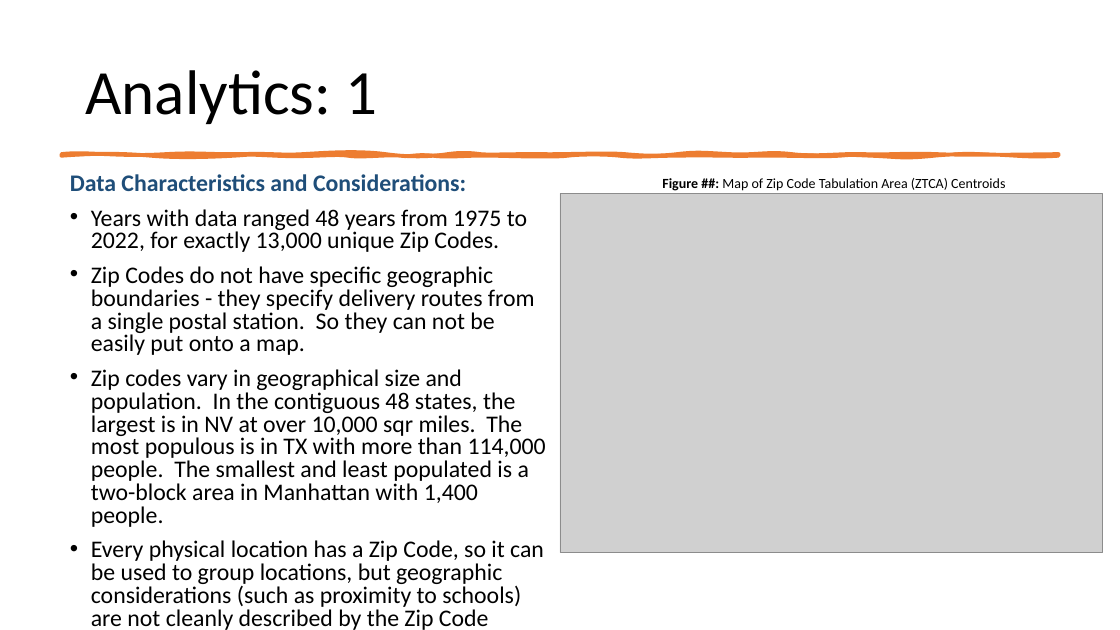
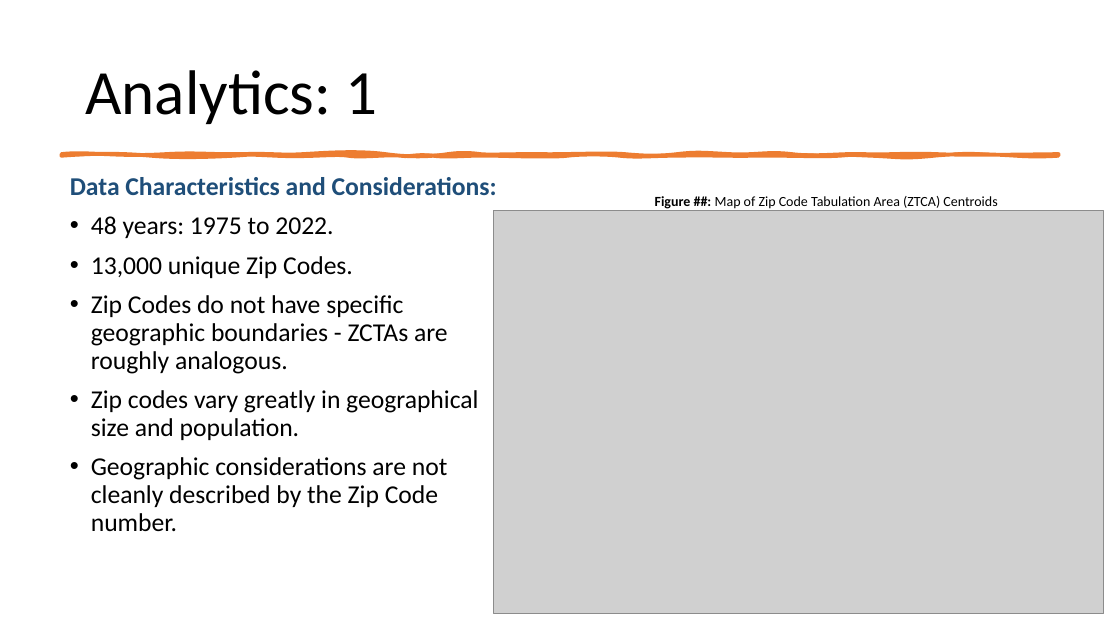
Before and after one commit to gmitt98/bootcamp-project-1, a slide deck: slide 1 of craig_slides.pptx. Drawn at 1120x630 pixels with LibreOffice and Linux fonts; fonts in the diff are those of the drawing; grey boxes stand for pictures. Boxes give left, top, right and bottom in pixels: in the first picture for what was removed or moved away, otherwise in the second. Text is boxed around its words. In the diff, an @@ line names an element or a change of style, - is before the commit and + after.

```diff
--- a/craig_slides.pptx
+++ b/craig_slides.pptx
@@ text at [70,177,497,195]: size 20.4 to 22 pt in "Data Characteristics and Considerations:"; line spacing 0.8 to 0.9 @@
@@ text "Figure ##: Map of Zip ...": place and size @@
-text "Figure ##: Map of Zip ..." at [662,178,1005,191]
+text "Figure ##: Map of Zip ..." at [655,196,997,211]
@@ text at [91,216,478,531]: text changed; size 20.4 to 22 pt @@
-• Years with data ranged 48 years from 1975 to 2022, for exactly 13,000 unique Zip Codes.
-• Zip Codes do not have specific geographic boundaries - they specify delivery routes from a single postal station. So they can not be easily put onto a map.
-• Zip codes vary in geographical size and population. In the contiguous 48 states, the largest is in NV at over 10,000 sqr miles. The most populous is in TX with more than 114,000 people. The smallest and least populated is a two-block area in Manhattan with 1,400 people.
-• Every physical location has a Zip Code, so it can be used to group locations, but geographic considerations (such as proximity to schools) are not cleanly described by the Zip Code number.
+• 48 years: 1975 to 2022.
+• 13,000 unique Zip Codes.
+• Zip Codes do not have specific geographic boundaries - ZCTAs are roughly analogous.
+• Zip codes vary greatly in geographical size and population.
+• Geographic considerations are not cleanly described by the Zip Code number.
@@ picture: place and size @@
-picture at [560,193,1103,553]
+picture at [494,210,1104,613]
```
Also in this commit, not shown: 1 other slide changed, 3 slides added.
